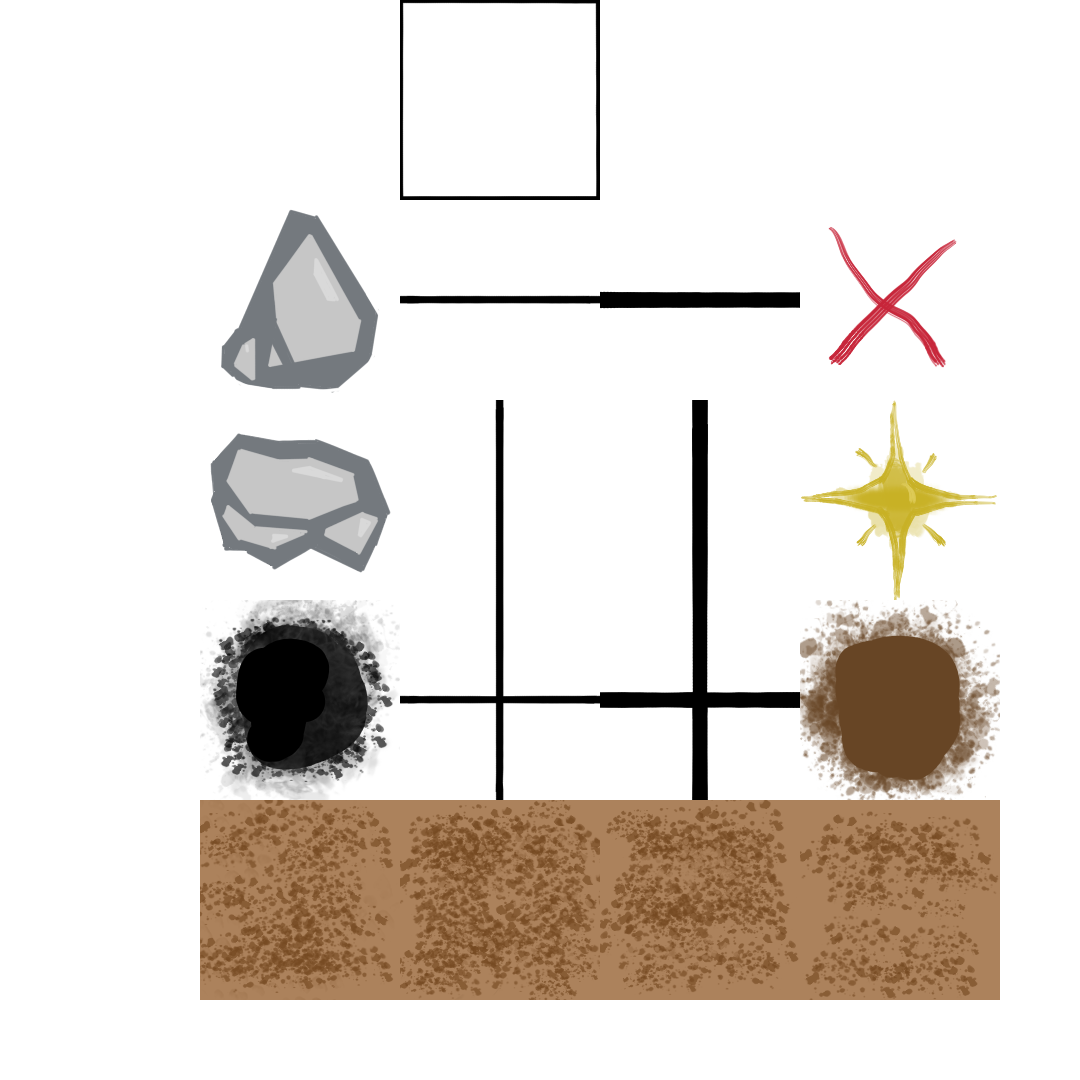
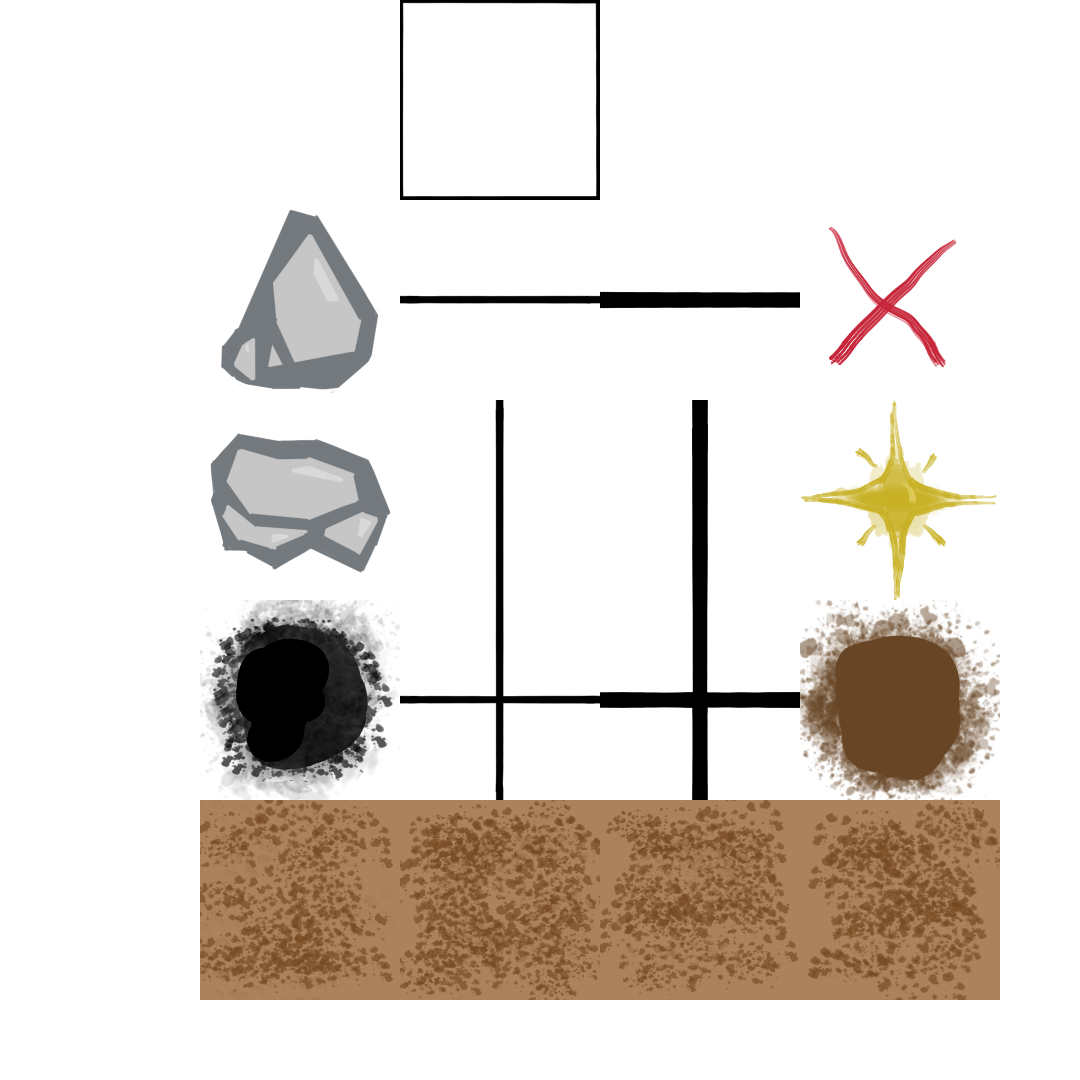
Layer changes from the first (1080, 1080) image to the second:
added group "Group 30" with 3 layers above "Base_3" over [800, 800, 1000, 1000]
added layer "Paint Layer 31" in group "Group 30" over [800, 800, 1000, 1000]
moved "Base_4" into group "Group 30", painted on it over [800, 800, 1000, 1000]
